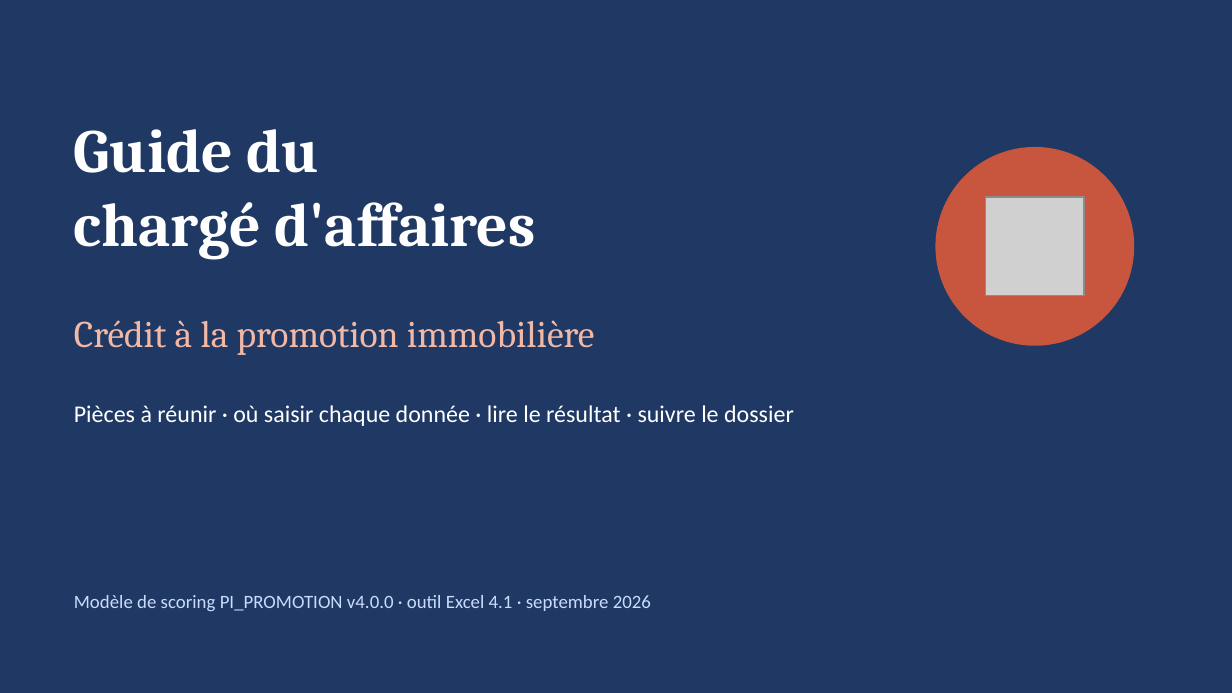
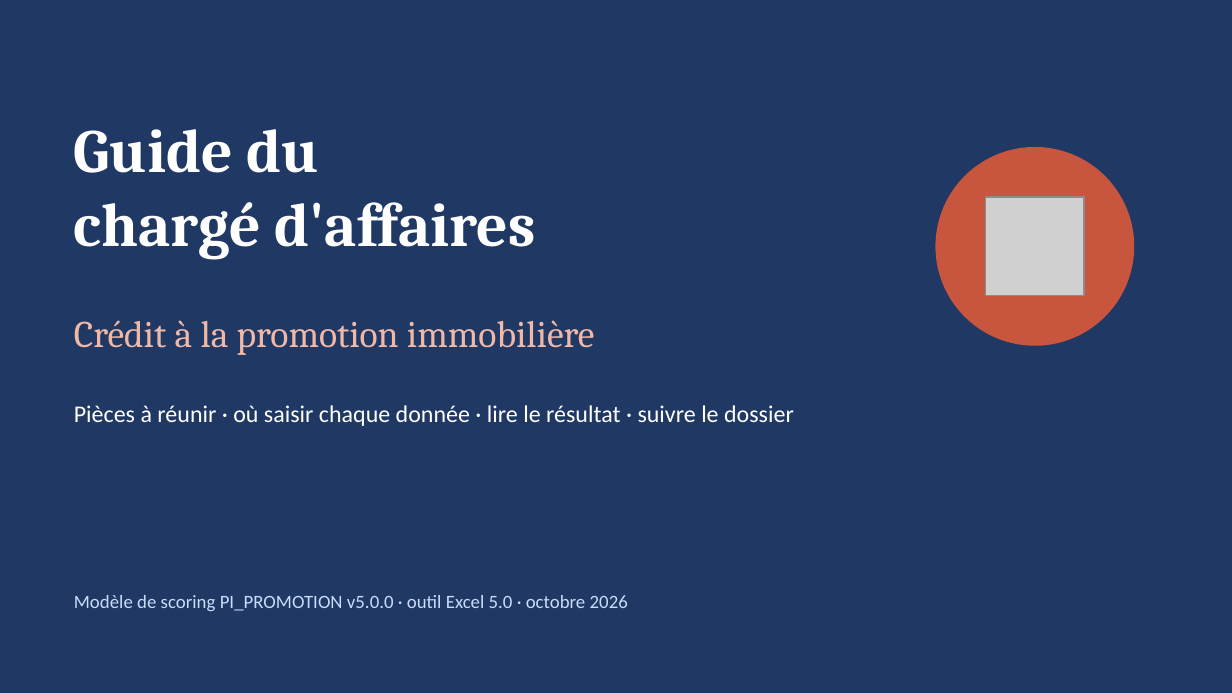
Before and after one commit to tariqeddoumi/pi-scoring-claude, a slide deck: slide 1 of docs/Guide_Charge_Affaires_Formation.pptx. Drawn at 1232x693 pixels with LibreOffice and Linux fonts; fonts in the diff are those of the drawing; grey boxes stand for pictures. Boxes give left, top, right and bottom in pixels: in the first picture for what was removed or moved away, otherwise in the second. Text is boxed around its words. In the diff, an @@ line names an element or a change of style, - is before the commit and + after.

```diff
--- a/docs/Guide_Charge_Affaires_Formation.pptx
+++ b/docs/Guide_Charge_Affaires_Formation.pptx
@@ text at bbox=[74, 595, 628, 611]: text changed @@
-Modèle de scoring PI_PROMOTION v4.0.0 · outil Excel 4.1 · septembre 2026
+Modèle de scoring PI_PROMOTION v5.0.0 · outil Excel 5.0 · octobre 2026
```
Also in this commit, not shown: 14 other slides changed, 1 slide added, 24 other files.
